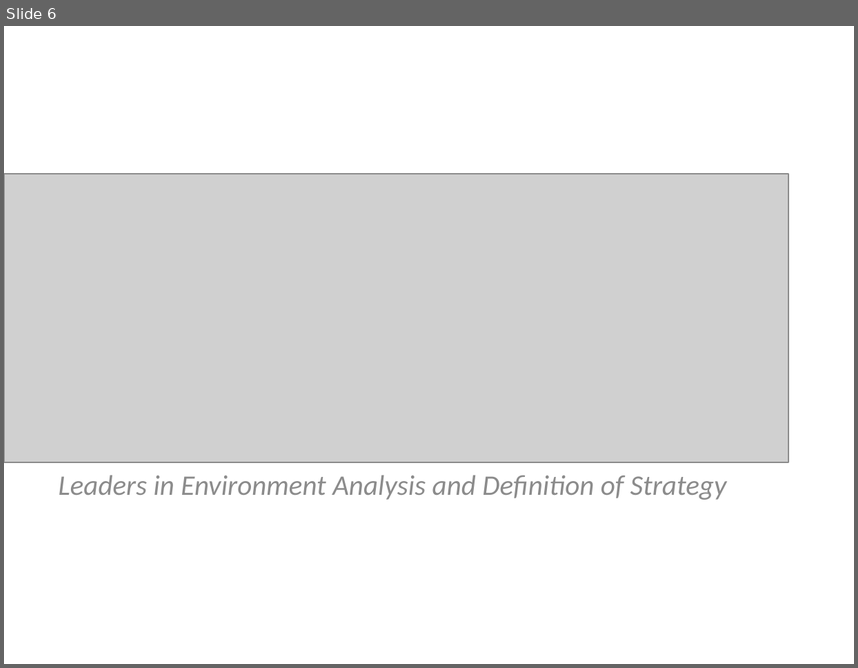
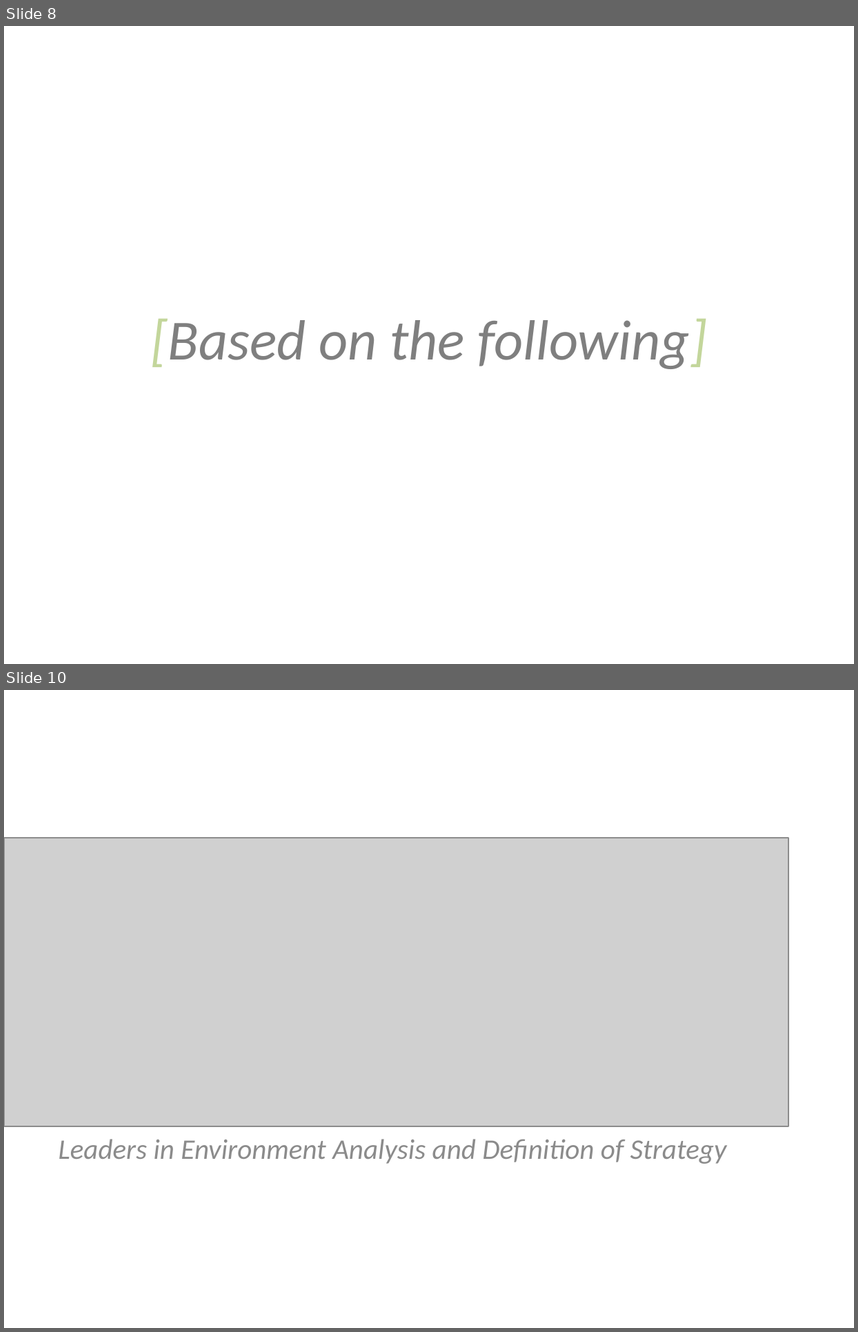
Before and after one commit to VincentHenric/GMS_group5, a slide deck: Group presentation LEADS.pptx. Shown one above the other, each under a label of ours: slide 6 before the commit, slides 8 and 10 after it; the slides between them are not shown. The pictures are 858x668 and 858x1332 pixels, drawn with LibreOffice and Linux fonts; fonts in the diff are those of the drawing; grey boxes stand for pictures; background and template pictures are left out. Boxes give left, top, right and bottom in pixels: in the first picture for what was removed or moved away, otherwise in the second. Text is boxed around its words. In the diff, an @@ line names an element or a change of style, - is before the commit and + after.

```diff
--- a/Group presentation LEADS.pptx
+++ b/Group presentation LEADS.pptx
@@ slide 8 added at [4, 26, 854, 664], background #FFFFFF @@
@@ text added at [150, 319, 707, 369], 48 pt, text #7F7F7F, italic @@
+[Based on the following]
@@ what was slide 6 is now slide 10 @@
```
Also in this commit, not shown: 6 other slides added, 3 slides removed, 1 other file.
